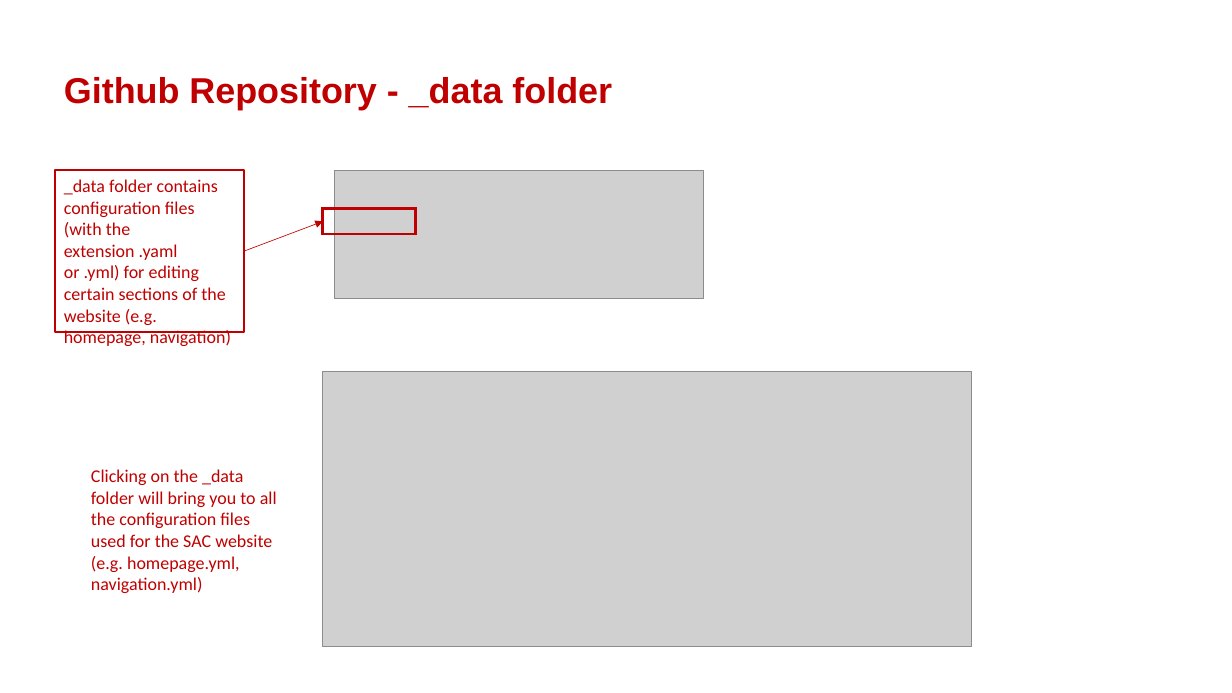
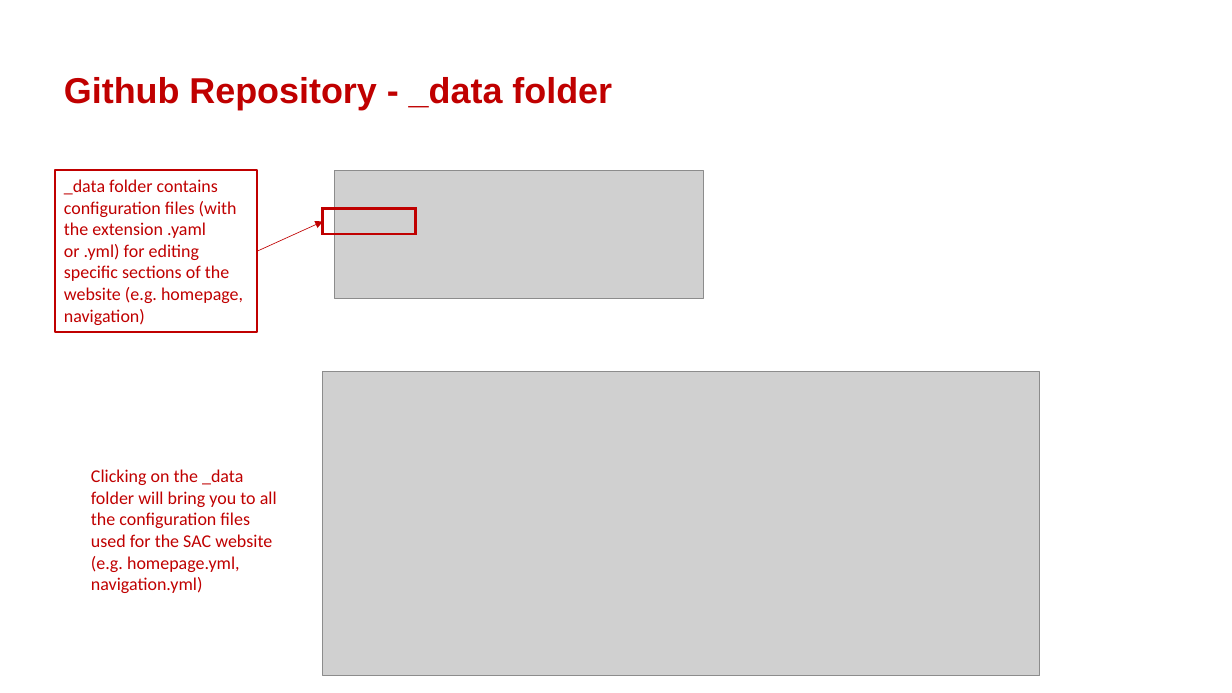
Before and after one commit to isomerpages/enterprisesg-sac-old, a slide deck: slide 14 of files/admin-guide/SAC-admin-guide-overview.pptx (slide 13 before the commit). Drawn at 1232x693 pixels with LibreOffice and Linux fonts; fonts in the diff are those of the drawing; grey boxes stand for pictures; background and template pictures are left out. Boxes give left, top, right and bottom in pixels: in the first picture for what was removed or moved away, otherwise in the second. Text is boxed around its words. In the diff, an @@ line names an element or a change of style, - is before the commit and + after.

```diff
--- a/files/admin-guide/SAC-admin-guide-overview.pptx
+++ b/files/admin-guide/SAC-admin-guide-overview.pptx
@@ rectangle "_data folder contains configuration files ...": place and size @@
-rectangle "_data folder contains configuration files ..." at (55,170,244,332)
+rectangle "_data folder contains configuration files ..." at (55,170,257,332)
@@ text in rectangle at (64,179,243,325): text changed @@
-_data folder contains configuration files (with the extension .yaml or .yml) for editing certain sections of the website (e.g. homepage, navigation)
+_data folder contains configuration files (with the extension .yaml or .yml) for editing specific sections of the website (e.g. homepage, navigation)
@@ arrow moved from (244, 251) - (323, 222) to (258, 251) - (323, 222) @@
@@ picture: place and size @@
-picture at (323,372,971,647)
+picture at (323,372,1040,676)
```
Also in this commit, not shown: 8 other slides changed, 1 slide added, 4 other files.
